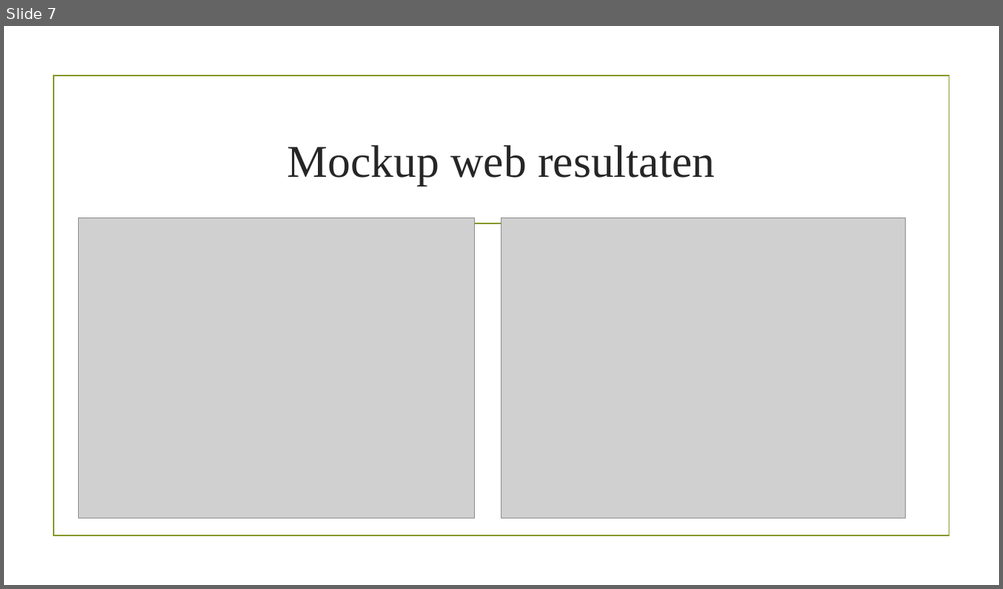
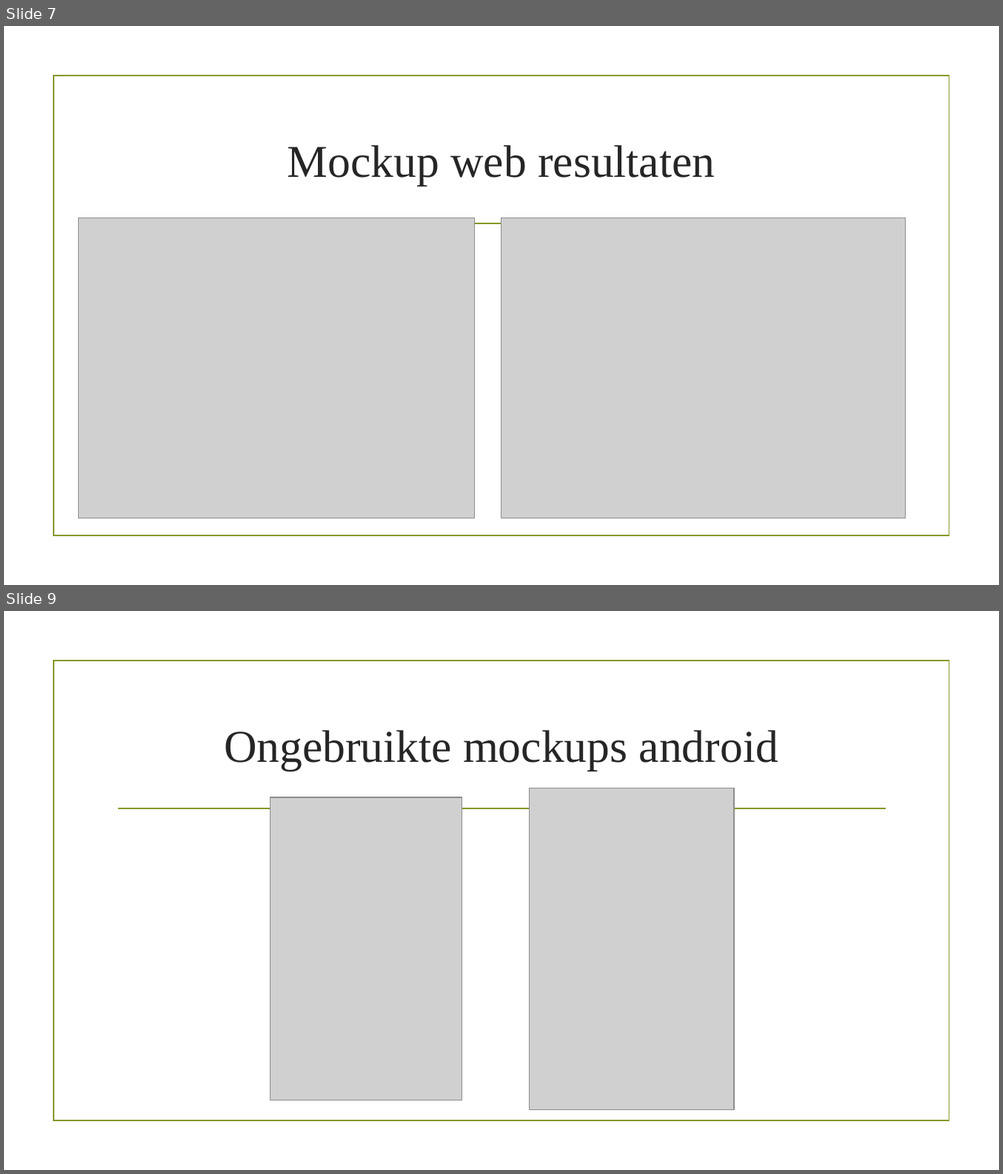
Before and after one commit to DEJeroen/CloudApplications, a slide deck: doc/Eindpresentatie.pptx. Shown one above the other, each under a label of ours: slide 7 before the commit, slides 7 and 9 after it; the slides between them are not shown. The pictures are 1003x589 and 1003x1174 pixels, drawn with LibreOffice and Linux fonts; fonts in the diff are those of the drawing; grey boxes stand for pictures; background and template pictures are left out. Boxes give left, top, right and bottom in pixels: in the first picture for what was removed or moved away, otherwise in the second. Text is boxed around its words. In the diff, an @@ line names an element or a change of style, - is before the commit and + after.

Commit message:
final presentation

```diff
--- a/doc/Eindpresentatie.pptx
+++ b/doc/Eindpresentatie.pptx
@@ slide 9 added at box(4, 611, 999, 1170), background picture (left out); not listed: 2 template elements that a slide beside it also shows @@
@@ title added at box(224, 730, 778, 771), 44 pt, text #262626 @@
+Ongebruikte mockups android
@@ picture added at box(270, 797, 461, 1101) @@
@@ picture added at box(529, 789, 734, 1111) @@
```
Also in this commit, not shown: 2 slides changed, 1 other slide added.
